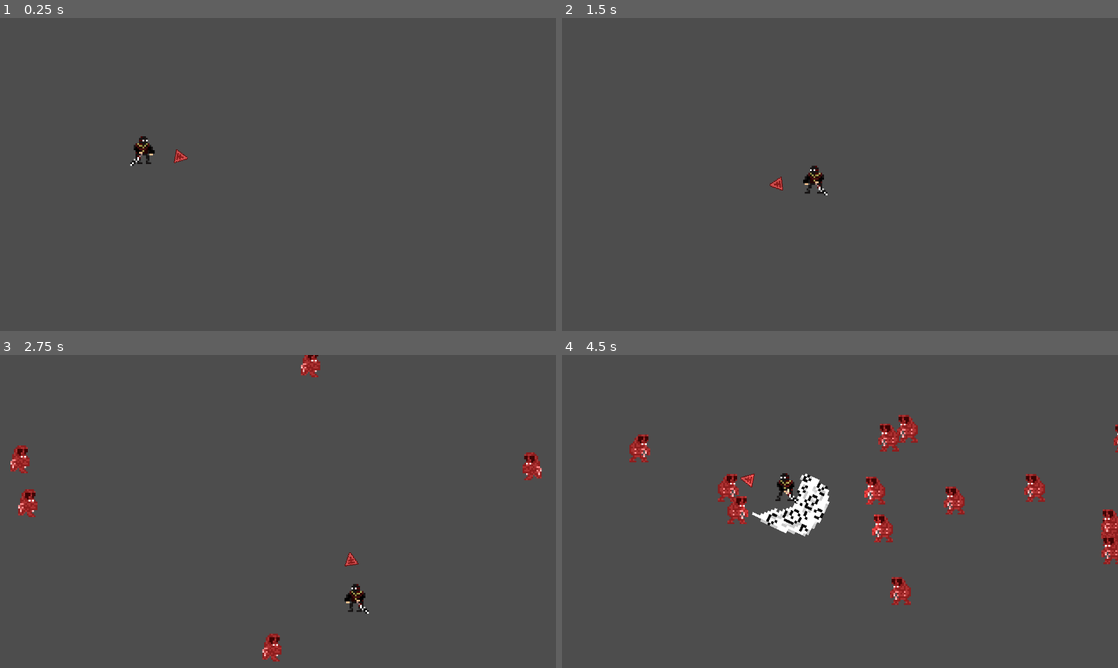
Above: before the commit, frames 1-4 (two rows, left to right).
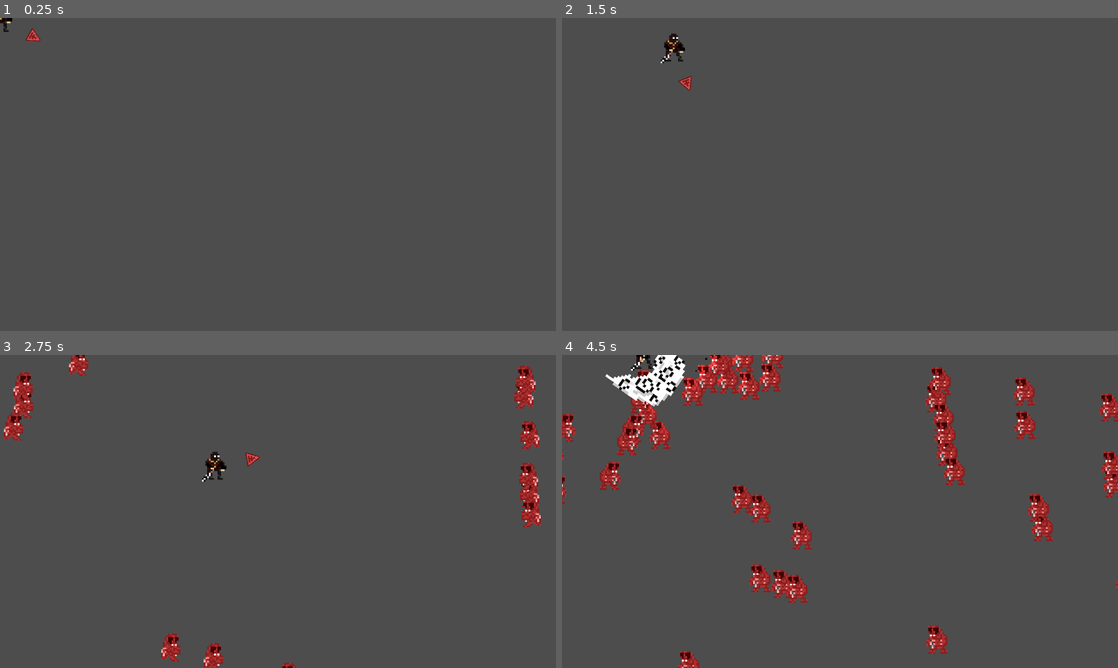
Above: after the commit, the same moments.

Repository: RRealJ/Desordem-Paranormal
Game: Godot game, scene res://Scenes/area_testes.tscn
Same seed, same stepped clock (60 frames per second), same inputs: the game is played once before the commit and once after it.
Inputs (mouse positions are in pixels of both pictures, inside the frame that each line leads up to):
- Up to frame 1 (0.25 s): no input
- Up to frame 2 (1.5 s): tap Enter at 0.5 s; move the mouse to (962, 158) at 0.52 s; hold Right (MoveRight) 0.53-1.28 s; move the mouse to (728, 190) at 1.27 s; hold S (MoveDown) from 1.28 s (still down)
- Up to frame 3 (2.75 s): move the mouse to (333, 442) at 2.02 s; release S (MoveDown) at 2.03 s; hold Right (MoveRight) from 2.03 s (still down)
- Up to frame 4 (4.5 s): move the mouse to (812, 574) at 2.77 s; release Right (MoveRight) at 2.78 s; hold W (MoveUp) 2.78-3.53 s; move the mouse to (1006, 558) at 3.52 s; hold A (MoveLeft) from 3.53 s (still down); move the mouse to (673, 464) at 4.27 s

The runs differ from the first frame. In frame 1, 0.4% of the frame differs, in the area x 0-34%, y 0-48%; in frame 2, 0.5%; in frame 3, 4.1%; in frame 4, 13%, in the area x 0-100%, y 0-100%.

Commit message:
added exp, nex and soft collisions
added soft collisions so Enemies dont stack together in one tiny mass of enemy
added exp and nex mechanic, enemies drops them.

Diff:
--- /dev/null
+++ b/desordem-paranormal/Drops/Exp/drop_exp.gd
@@ -0,0 +1,5 @@
+extends Area2D
+
+
+@export var exp_value: int = 5
+@export var nex_value: float = 0.2
--- /dev/null
+++ b/desordem-paranormal/Drops/Exp/drop_exp.tscn
@@ -0,0 +1,37 @@
+[gd_scene load_steps=6 format=3 uid="uid://dggsl2y48fo1c"]
+
+[ext_resource type="Script" uid="uid://bslttc2ctr0fw" path="res://Drops/Exp/drop_exp.gd" id="1_vbjrg"]
+
+[sub_resource type="CircleShape2D" id="CircleShape2D_yc8at"]
+radius = 4.0
+
+[sub_resource type="Gradient" id="Gradient_yc8at"]
+offsets = PackedFloat32Array(0, 0.324561, 1)
+colors = PackedColorArray(0, 0, 0, 1, 0.184211, 0.184211, 0.184211, 1, 1, 1, 1, 1)
+
+[sub_resource type="GradientTexture1D" id="GradientTexture1D_vbjrg"]
+gradient = SubResource("Gradient_yc8at")
+
+[sub_resource type="ParticleProcessMaterial" id="ParticleProcessMaterial_yc8at"]
+particle_flag_disable_z = true
+emission_shape = 2
+emission_sphere_radius = 1.0
+velocity_pivot = Vector3(0, 100, 0)
+direction = Vector3(1, -1, 0)
+spread = 90.0
+initial_velocity_max = 3.0
+gravity = Vector3(0, 0, 0)
+scale_min = 0.5
+color_ramp = SubResource("GradientTexture1D_vbjrg")
+
+[node name="drop_exp" type="Area2D"]
+z_index = -1
+collision_layer = 256
+collision_mask = 0
+script = ExtResource("1_vbjrg")
+
+[node name="collect_area" type="CollisionShape2D" parent="."]
+shape = SubResource("CircleShape2D_yc8at")
+
+[node name="GPUParticles2D" type="GPUParticles2D" parent="."]
+process_material = SubResource("ParticleProcessMaterial_yc8at")
--- /dev/null
+++ b/desordem-paranormal/Drops/player_collect_area.gd
@@ -0,0 +1,15 @@
+extends Area2D
+
+@onready var player: CharacterBody2D = $".."
+@onready var tween: Tween = get_tree().create_tween()
+
+
+func _on_area_entered(area: Area2D) -> void:
+	tween = get_tree().create_tween()
+	tween.tween_property(area, "global_position", self.global_position, 0.5).set_trans(Tween.TRANS_SINE).set_ease(Tween.EASE_IN_OUT)
+
+
+func _on_absorv_delete_area_entered(area: Area2D) -> void:
+	player.exp += area.exp_value
+	player.nex = area.nex_value
+	area.queue_free()
--- /dev/null
+++ b/desordem-paranormal/Drops/player_collect_area.tscn
@@ -0,0 +1,29 @@
+[gd_scene load_steps=4 format=3 uid="uid://bh571nsqy51e0"]
+
+[ext_resource type="Script" uid="uid://bqk8vx3thmsj3" path="res://Drops/player_collect_area.gd" id="1_qya1j"]
+
+[sub_resource type="CircleShape2D" id="CircleShape2D_teunb"]
+radius = 24.0208
+
+[sub_resource type="CapsuleShape2D" id="CapsuleShape2D_qya1j"]
+radius = 6.0
+height = 22.0
+
+[node name="player_collect_area" type="Area2D"]
+collision_layer = 8
+collision_mask = 256
+script = ExtResource("1_qya1j")
+
+[node name="CollisionShape2D" type="CollisionShape2D" parent="."]
+shape = SubResource("CircleShape2D_teunb")
+debug_color = Color(1, 0.95148, 0.495261, 0.42)
+
+[node name="absorv_delete" type="Area2D" parent="."]
+collision_layer = 0
+collision_mask = 256
+
+[node name="CollisionShape2D" type="CollisionShape2D" parent="absorv_delete"]
+shape = SubResource("CapsuleShape2D_qya1j")
+
+[connection signal="area_entered" from="." to="." method="_on_area_entered"]
+[connection signal="area_entered" from="absorv_delete" to="." method="_on_absorv_delete_area_entered"]
--- a/desordem-paranormal/Enemy/Blood/blood_zombie.tscn
+++ b/desordem-paranormal/Enemy/Blood/blood_zombie.tscn
@@ -1,8 +1,9 @@
-[gd_scene load_steps=10 format=3 uid="uid://co4sl6jg0g3jc"]
+[gd_scene load_steps=11 format=3 uid="uid://co4sl6jg0g3jc"]
 
 [ext_resource type="Script" uid="uid://c8vh2vn4xs8or" path="res://Enemy/enemy.gd" id="1_uq8fd"]
 [ext_resource type="Texture2D" uid="uid://3mlhb17tb0sf" path="res://Assets/Sprites/Enemies/Blood/Blood_Zombie.png" id="2_am0pq"]
 [ext_resource type="Texture2D" uid="uid://btdyt5iuvrogj" path="res://Assets/Sprites/Enemies/Blood/Blood_Zombie_n.png" id="3_eqilm"]
+[ext_resource type="PackedScene" uid="uid://dhjanayxf50ox" path="res://Scripts/Soft_Collision/soft_collision.tscn" id="4_phu5g"]
 
 [sub_resource type="CircleShape2D" id="CircleShape2D_uq8fd"]
 radius = 6.0
@@ -14,6 +15,21 @@
 [sub_resource type="CapsuleShape2D" id="CapsuleShape2D_73xiy"]
 radius = 4.0
 height = 12.0
+
+[sub_resource type="Animation" id="Animation_glvfu"]
+length = 0.001
+tracks/0/type = "value"
+tracks/0/imported = false
+tracks/0/enabled = true
+tracks/0/path = NodePath("Sprite2D:frame")
+tracks/0/interp = 1
+tracks/0/loop_wrap = true
+tracks/0/keys = {
+"times": PackedFloat32Array(0),
+"transitions": PackedFloat32Array(1),
+"update": 1,
+"values": [0]
+}
 
 [sub_resource type="Animation" id="Animation_m6jha"]
 resource_name = "Walking"
@@ -29,21 +45,6 @@
 "transitions": PackedFloat32Array(1, 1, 1, 1),
 "update": 1,
 "values": [0, 1, 2, 3]
-}
-
-[sub_resource type="Animation" id="Animation_glvfu"]
-length = 0.001
-tracks/0/type = "value"
-tracks/0/imported = false
-tracks/0/enabled = true
-tracks/0/path = NodePath("Sprite2D:frame")
-tracks/0/interp = 1
-tracks/0/loop_wrap = true
-tracks/0/keys = {
-"times": PackedFloat32Array(0),
-"transitions": PackedFloat32Array(1),
-"update": 1,
-"values": [0]
 }
 
 [sub_resource type="AnimationLibrary" id="AnimationLibrary_0rspp"]
@@ -79,4 +80,7 @@
 }
 autoplay = "Walking"
 
+[node name="soft_collision" parent="." instance=ExtResource("4_phu5g")]
+position = Vector2(0, 3)
+
 [connection signal="body_entered" from="hitbox" to="." method="_on_hitbox_body_entered"]
--- a/desordem-paranormal/Enemy/enemy.gd
+++ b/desordem-paranormal/Enemy/enemy.gd
@@ -5,7 +5,12 @@
 @export var health: int = 30
 @export var speed: float = 50
 @export var damage: int = 10
+@export var exp: int = 5
+@export var nex: float = 0.1
 @export var enemy_type: damage_types = damage_types.BLOOD
+
+@onready var soft_collision: Area2D = $soft_collision
+@onready var exp_scene: PackedScene = preload("res://Drops/Exp/drop_exp.tscn")
 
 enum damage_types {
 	BLOOD,
@@ -29,6 +34,8 @@
 	var desired_velocity = direction * speed
 	var steering = (desired_velocity - velocity) * delta * 2.5
 	velocity += steering
+	if soft_collision.is_colliding():
+		velocity += soft_collision.get_push_vector() * delta * 150
 	move_and_slide()
 
 func _on_hitbox_body_entered(body: Node2D) -> void:
@@ -37,15 +44,19 @@
 
 func recieve_damage(player_damage, damage_type) -> void:
 	player_damage = matchDamage(player_damage, damage_type)
-	print("vida antes:",health)
 	health -= int(player_damage)
-	print("vida depois:",health)
-	print("====================")
 	if health <= 0:
+		drop_exp()
 		queue_free()
 
+func drop_exp():
+	var new_exp = exp_scene.instantiate()
+	new_exp.exp_value = exp
+	new_exp.nex_value = nex
+	new_exp.global_position = global_position
+	$"..".add_child(new_exp)
+
 func matchDamage(player_damage, damage_element):
-	print("========enemy========")
 	match damage_element:
 		damage_types.BLOOD:#USING SAME ENUM
 			print("Bullet Damage Element: BLOOD")
@@ -77,7 +88,6 @@
 
 		damage_types.PHYSICAL:
 			print("Bullet Damage Element: PHYSICAL")
-			print("Dont Change Damage now")
 
 		_:
 			print("Bullet Damage Element: FEAR")
--- a/desordem-paranormal/Player/character.gd
+++ b/desordem-paranormal/Player/character.gd
@@ -12,6 +12,8 @@
 var level: int
 var crit_rate: float
 var crit_modify: float
+var exp: int = 0
+var nex: float = 0.0
 
 func _ready() -> void:
 	$Pointer.change_pointer(character_data.element_of_character)
@@ -53,7 +55,6 @@
 func recieve_damage(damage, damage_type) -> void:
 	damage = matchDamage(damage, damage_type)
 	health -= int(damage)
-	print(health,"/",character_data.health)
 	updateUI()
 
 func matchDamage(damage, damage_element):
@@ -89,7 +90,6 @@
 
 		character_data.elements_of_characters.PHYSICAL:
 			print("Enemy Damage Element: PHYSICAL")
-			print("Dont Change Damage now")
 
 		_:
 			print("Enemy Damage Element: FEAR")
--- a/desordem-paranormal/Player/joui_jouki.tscn
+++ b/desordem-paranormal/Player/joui_jouki.tscn
@@ -10,6 +10,7 @@
 [ext_resource type="Resource" uid="uid://cms4kkdj6bfdr" path="res://Weapon/Resources/katana_erosiva.tres" id="6_l7cgl"]
 [ext_resource type="PackedScene" uid="uid://dghlg2t5h65io" path="res://Weapon/Bullets/katana_slash.tscn" id="7_7lihg"]
 [ext_resource type="PackedScene" uid="uid://4ifxijn6dyju" path="res://Pointer/Pointer.tscn" id="8_81csu"]
+[ext_resource type="PackedScene" uid="uid://bh571nsqy51e0" path="res://Drops/player_collect_area.tscn" id="11_s1hos"]
 
 [sub_resource type="CanvasTexture" id="CanvasTexture_bi27d"]
 diffuse_texture = ExtResource("3_bi27d")
@@ -90,6 +91,7 @@
 }
 
 [node name="JoJo" type="CharacterBody2D" groups=["Player"]]
+z_index = 2
 collision_layer = 2
 collision_mask = 0
 script = ExtResource("1_gj76y")
@@ -113,7 +115,6 @@
 visible = false
 
 [node name="hurtbox" type="CollisionShape2D" parent="."]
-visible = false
 position = Vector2(0, 1)
 shape = SubResource("CapsuleShape2D_bl1y4")
 debug_color = Color(1, 0.166925, 0.296297, 0.42)
@@ -127,3 +128,5 @@
 libraries = {
 &"": SubResource("AnimationLibrary_gj76y")
 }
+
+[node name="player_collect_area" parent="." instance=ExtResource("11_s1hos")]
--- a/desordem-paranormal/Scenes/area_testes.tscn
+++ b/desordem-paranormal/Scenes/area_testes.tscn
@@ -9,7 +9,7 @@
 [sub_resource type="Resource" id="Resource_h63fh"]
 script = ExtResource("4_h63fh")
 enemy_scene = ExtResource("2_qdsdc")
-enemy_quantity = 5
+enemy_quantity = 20
 enemy_timer_end = 10.0
 enemy_delay = 1.0
 enemy_is_formation = false
@@ -21,5 +21,4 @@
 [node name="enemy_controller" parent="." instance=ExtResource("3_h63fh")]
 enemy_spawners_data = Array[ExtResource("4_h63fh")]([SubResource("Resource_h63fh")])
 
-[node name="JoJo_normal_map" parent="." instance=ExtResource("3_ax884")]
-position = Vector2(82, 76)
+[node name="JoJo" parent="." instance=ExtResource("3_ax884")]
--- /dev/null
+++ b/desordem-paranormal/Scripts/Soft_Collision/soft_collision.gd
@@ -0,0 +1,18 @@
+extends Area2D
+
+
+func is_colliding():
+	var areas = get_overlapping_areas()
+	return areas.size() > 0
+
+
+func get_push_vector():
+	var areas = get_overlapping_areas()
+	var push_vector = Vector2.ZERO
+
+	if is_colliding():
+		var area = areas[0]
+		push_vector = area.global_position.direction_to(global_position)
+		push_vector = push_vector.normalized()
+
+	return push_vector
--- /dev/null
+++ b/desordem-paranormal/Scripts/Soft_Collision/soft_collision.tscn
@@ -0,0 +1,15 @@
+[gd_scene load_steps=3 format=3 uid="uid://dhjanayxf50ox"]
+
+[ext_resource type="Script" uid="uid://d2vsfch2jcph0" path="res://Scripts/Soft_Collision/soft_collision.gd" id="1_s12nc"]
+
+[sub_resource type="CircleShape2D" id="CircleShape2D_wnnfx"]
+radius = 4.0
+
+[node name="soft_collision" type="Area2D"]
+collision_layer = 128
+collision_mask = 128
+script = ExtResource("1_s12nc")
+
+[node name="CollisionShape2D" type="CollisionShape2D" parent="."]
+shape = SubResource("CircleShape2D_wnnfx")
+debug_color = Color(1.68458e-06, 0.634299, 0.43064, 0.42)
--- a/desordem-paranormal/Scripts/katana_slash.gd
+++ b/desordem-paranormal/Scripts/katana_slash.gd
@@ -1,9 +1,9 @@
 extends Bullet
 
-@onready var tween := get_tree().create_tween()
+@onready var tween: Tween = get_tree().create_tween()
 
-@export var swing_arc_degrees := 90.0
-@export var swing_duration := 0.2
+@export var swing_arc_degrees: float = 90.0
+@export var swing_duration: float = 0.2
 
 
 func _process(delta: float) -> void:
@@ -23,5 +23,5 @@
 	tween.tween_property($katana_slash, "rotation", base_angle + deg_to_rad(swing_arc_degrees / 2.0), swing_duration).set_trans(Tween.TRANS_SINE).set_ease(Tween.EASE_IN_OUT)
 
 
-func _on_animation_player_animation_finished(anim_name: StringName) -> void:
+func _on_animation_player_animation_finished(_anim_name: StringName) -> void:
 	queue_free()
--- a/desordem-paranormal/project.godot
+++ b/desordem-paranormal/project.godot
@@ -63,8 +63,11 @@
 
 2d_physics/layer_2="player_hurtbox"
 2d_physics/layer_3="bullet_hitbox"
+2d_physics/layer_4="player_collect_area"
 2d_physics/layer_5="enemy_hurtbox"
 2d_physics/layer_6="enemy_hitbox"
+2d_physics/layer_8="soft_collision"
+2d_physics/layer_9="drops"
 
 [rendering]
 
Not shown, added: desordem-paranormal/Drops/Exp/drop_exp.gd.uid
Not shown, added: desordem-paranormal/Drops/player_collect_area.gd.uid
Not shown: 1 places in desordem-paranormal/Player/joui_jouki.tscn that only renumber resources
Not shown, added: desordem-paranormal/Scripts/Soft_Collision/soft_collision.gd.uid
